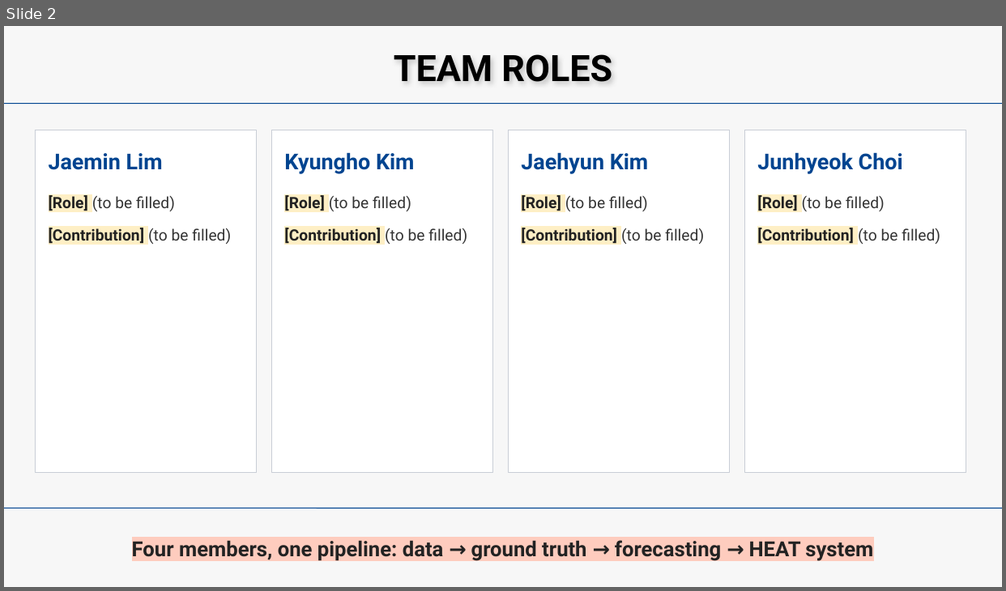
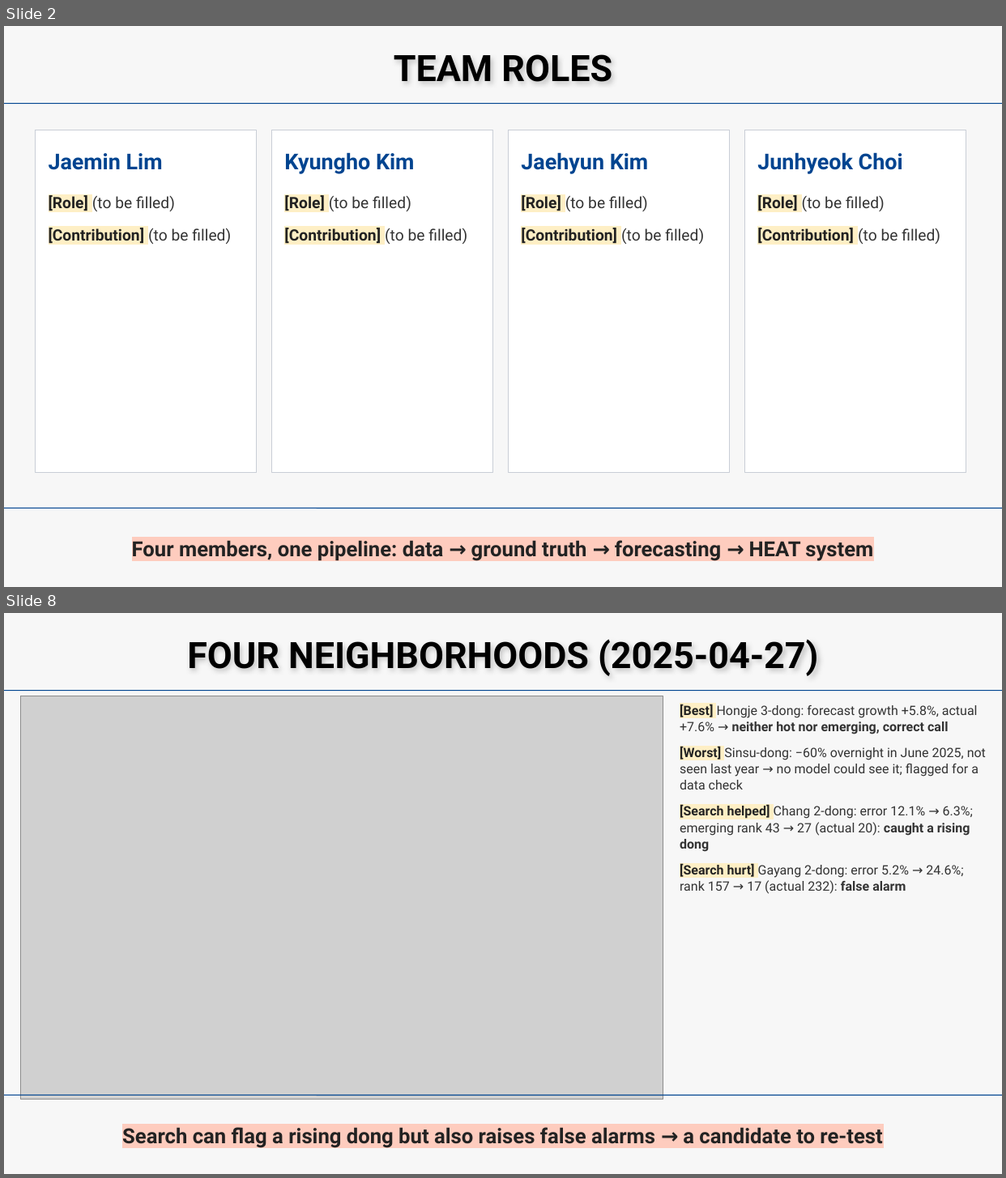
Before and after one commit to beblack127/HEAT, a slide deck: reports/gt_midterm/slides/HEAT_midterm.pptx. Shown one above the other, each under a label of ours: slide 2 before the commit, slides 2 and 8 after it; the slides between them are not shown. The pictures are 1006x591 and 1006x1178 pixels, drawn with LibreOffice and Linux fonts; fonts in the diff are those of the drawing; grey boxes stand for pictures. Boxes give left, top, right and bottom in pixels: in the first picture for what was removed or moved away, otherwise in the second. Text is boxed around its words. In the diff, an @@ line names an element or a change of style, - is before the commit and + after.

```diff
--- a/reports/gt_midterm/slides/HEAT_midterm.pptx
+++ b/reports/gt_midterm/slides/HEAT_midterm.pptx
@@ slide 8 added at [4, 613, 1002, 1174], background #F7F7F7 @@
@@ text added at [187, 639, 818, 676], 52.5 pt, text #000000, bold @@
+FOUR NEIGHBORHOODS (2025-04-27)
@@ line added from (4, 690) to (1002, 690), #004490 1.25 pt @@
@@ picture added at [20, 696, 663, 1099] @@
@@ text added at [680, 704, 986, 894], 18.8 pt, text #333333 @@
+[Best] Hongje 3-dong: forecast growth +5.8%, actual +7.6% → neither hot nor emerging, correct call
+[Worst] Sinsu-dong: −60% overnight in June 2025, not seen last year → no model could see it; flagged for a data check
+[Search helped] Chang 2-dong: error 12.1% → 6.3%; emerging rank 43 → 27 (actual 20): caught a rising dong
+[Search hurt] Gayang 2-dong: error 5.2% → 24.6%; rank 157 → 17 (actual 232): false alarm
@@ line added from (4, 1096) to (1002, 1096), #004490 1.25 pt @@
@@ text added at [122, 1127, 882, 1148], 30 pt, text #222222, bold @@
+Search can flag a rising dong but also raises false alarms → a candidate to re-test
```
Also in this commit, not shown: 6 slides changed, 3 other slides added, 4 slides removed, 13 other files.
